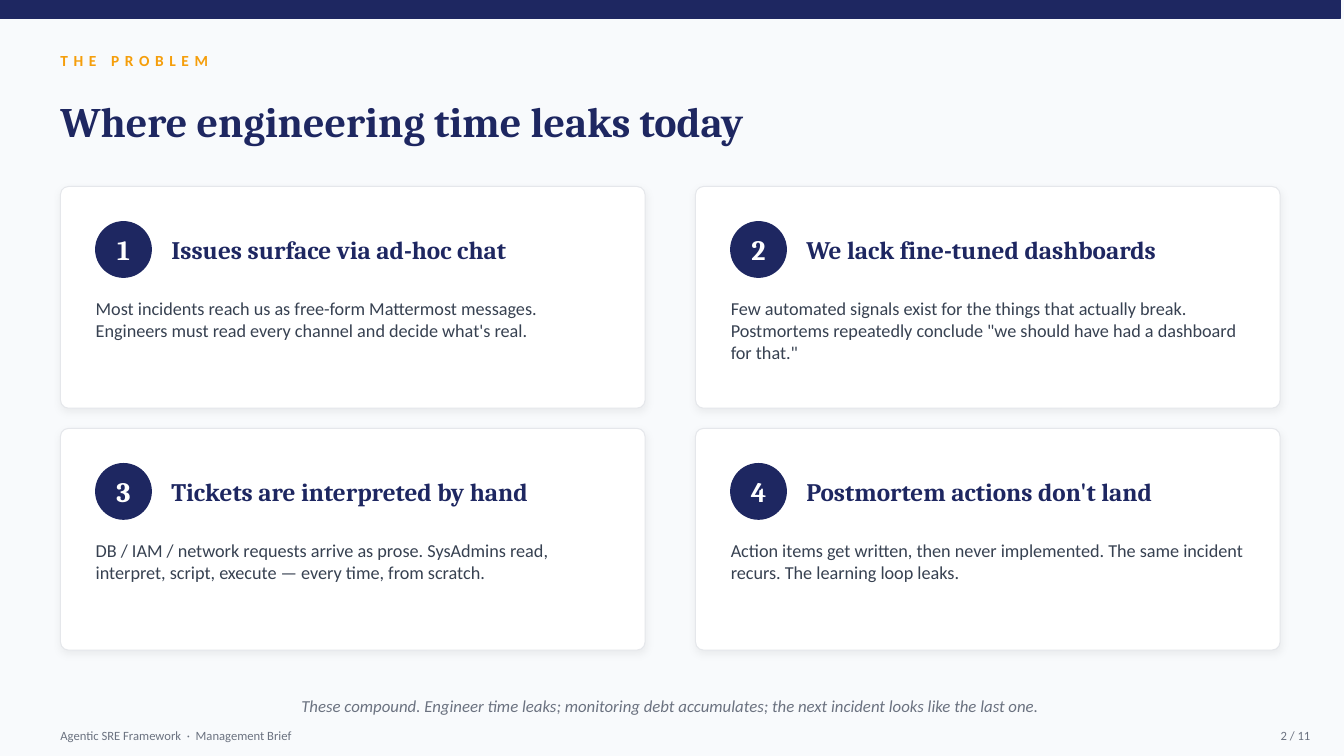
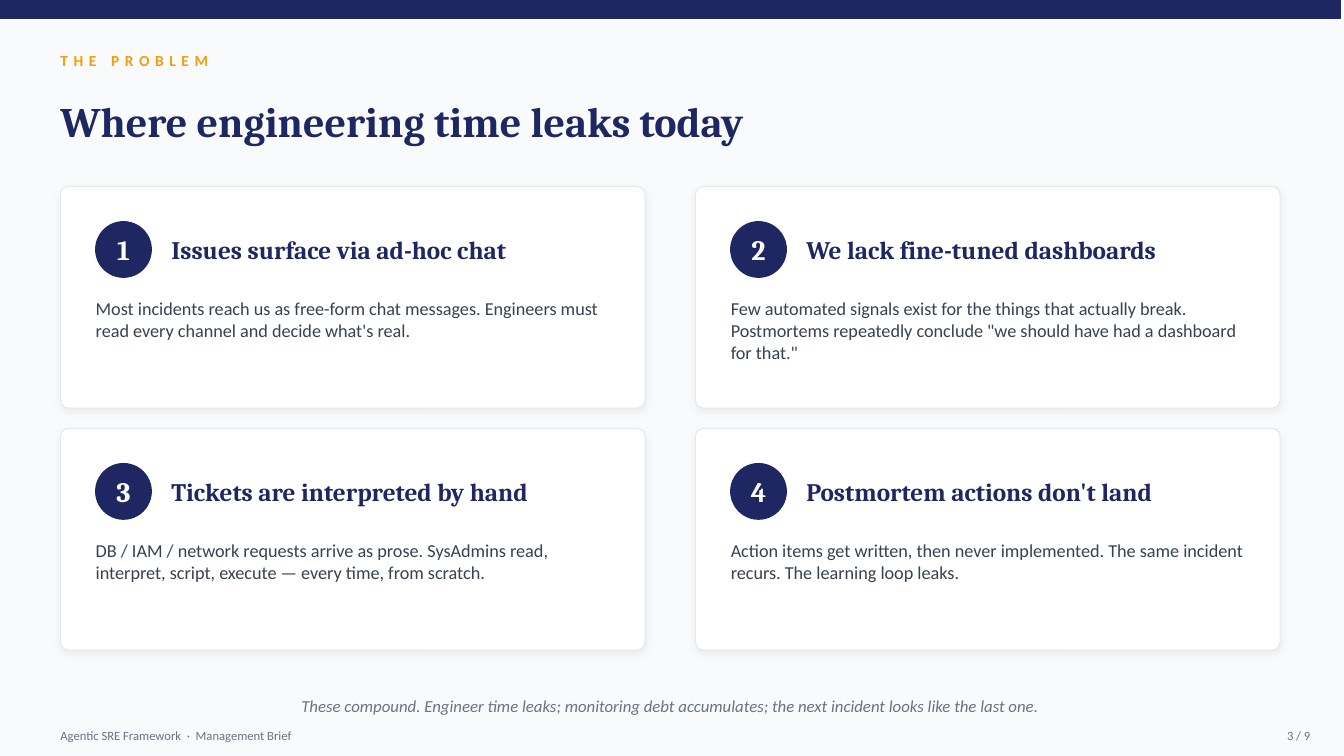
Before and after one commit to ctgjdw/agentic-sre-system, a slide deck: slide 3 of agentic-sre-framework/docs/decks/management-brief.pptx (slide 2 before the commit). Drawn at 1344x756 pixels with LibreOffice and Linux fonts; fonts in the diff are those of the drawing. Boxes give left, top, right and bottom in pixels: in the first picture for what was removed or moved away, otherwise in the second. Text is boxed around its words. In the diff, an @@ line names an element or a change of style, - is before the commit and + after.

```diff
--- a/agentic-sre-framework/docs/decks/management-brief.pptx
+++ b/agentic-sre-framework/docs/decks/management-brief.pptx
@@ text at (96,302,598,340): text changed @@
-Most incidents reach us as free-form Mattermost messages. Engineers must read every channel and decide what's real.
+Most incidents reach us as free-form chat messages. Engineers must read every channel and decide what's real.
@@ text at (1287,732,1310,740): text changed @@
-2 / 11
+3 / 9
```
Also in this commit, not shown: 5 other slides changed, 2 slides added, 4 slides removed, 6 other files.
